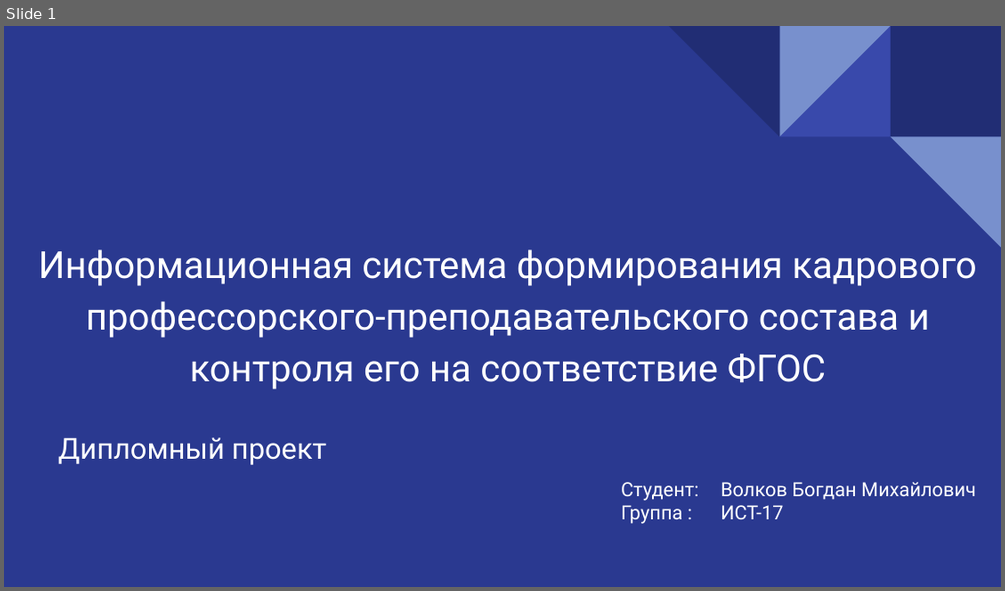
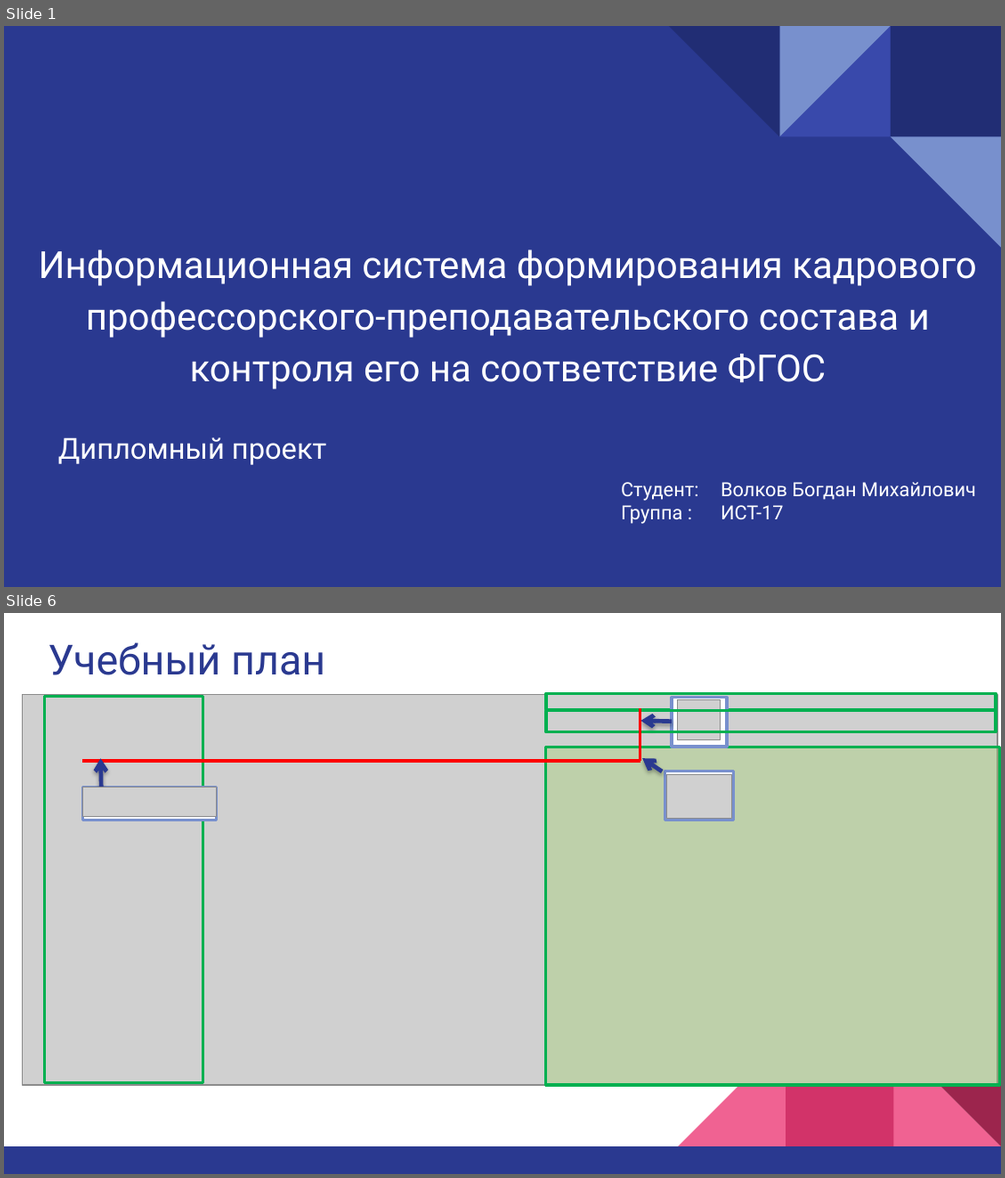
Before and after one commit to bogya345/Diplom, a slide deck: @_docs/bogya/presentation.pptx. Shown one above the other, each under a label of ours: slide 1 before the commit, slides 1 and 6 after it; the slides between them are not shown. The pictures are 1005x591 and 1005x1178 pixels, drawn with LibreOffice and Linux fonts; fonts in the diff are those of the drawing; grey boxes stand for pictures. Boxes give left, top, right and bottom in pixels: in the first picture for what was removed or moved away, otherwise in the second. Text is boxed around its words. In the diff, an @@ line names an element or a change of style, - is before the commit and + after.

```diff
--- a/@_docs/bogya/presentation.pptx
+++ b/@_docs/bogya/presentation.pptx
@@ slide 6 added at (4,613,1001,1174), background #FFFFFF @@
@@ title added at (48,642,325,675), 30 pt, text #2A3990 @@
+Учебный план
@@ picture added at (22,695,997,1085) @@
@@ rectangle added at (45,697,203,1084), outline #00B050 2 pt @@
@@ rectangle added at (546,694,995,710), outline #00B050 2 pt @@
@@ rectangle added at (546,711,995,732), outline #00B050 2 pt @@
@@ line added from (640, 709) to (640, 761), #FF0000 2.25 pt @@
@@ rectangle added at (672,698,727,747), fill #FFFFFF, outline #7890CD 2 pt @@
@@ picture added at (677,699,720,739) @@
@@ arrow added from (672, 722) to (641, 721), #2A3990 3 pt @@
@@ line added from (82, 761) to (641, 761), #FF0000 2.25 pt @@
@@ arrow added from (102, 789) to (101, 759), #2A3990 3 pt @@
@@ rectangle added at (546,747,1000,1085), fill #92D050 at 29% opacity, outline #00B050 2 pt @@
@@ arrow added from (662, 771) to (642, 759), #2A3990 3 pt @@
@@ rectangle added at (665,771,734,820), fill #FFFFFF, outline #7890CD 2 pt @@
@@ rectangle added at (82,787,217,820), fill #FFFFFF, outline #7890CD 2 pt @@
@@ picture added at (82,787,217,816) @@
@@ picture added at (666,774,732,819) @@
@@ group added at (4,1038,1001,1174): 3 right triangles, 2 rectangles @@
```
Also in this commit, not shown: 4 slides changed, 5 other slides added, 2 slides removed, 2 other files.
